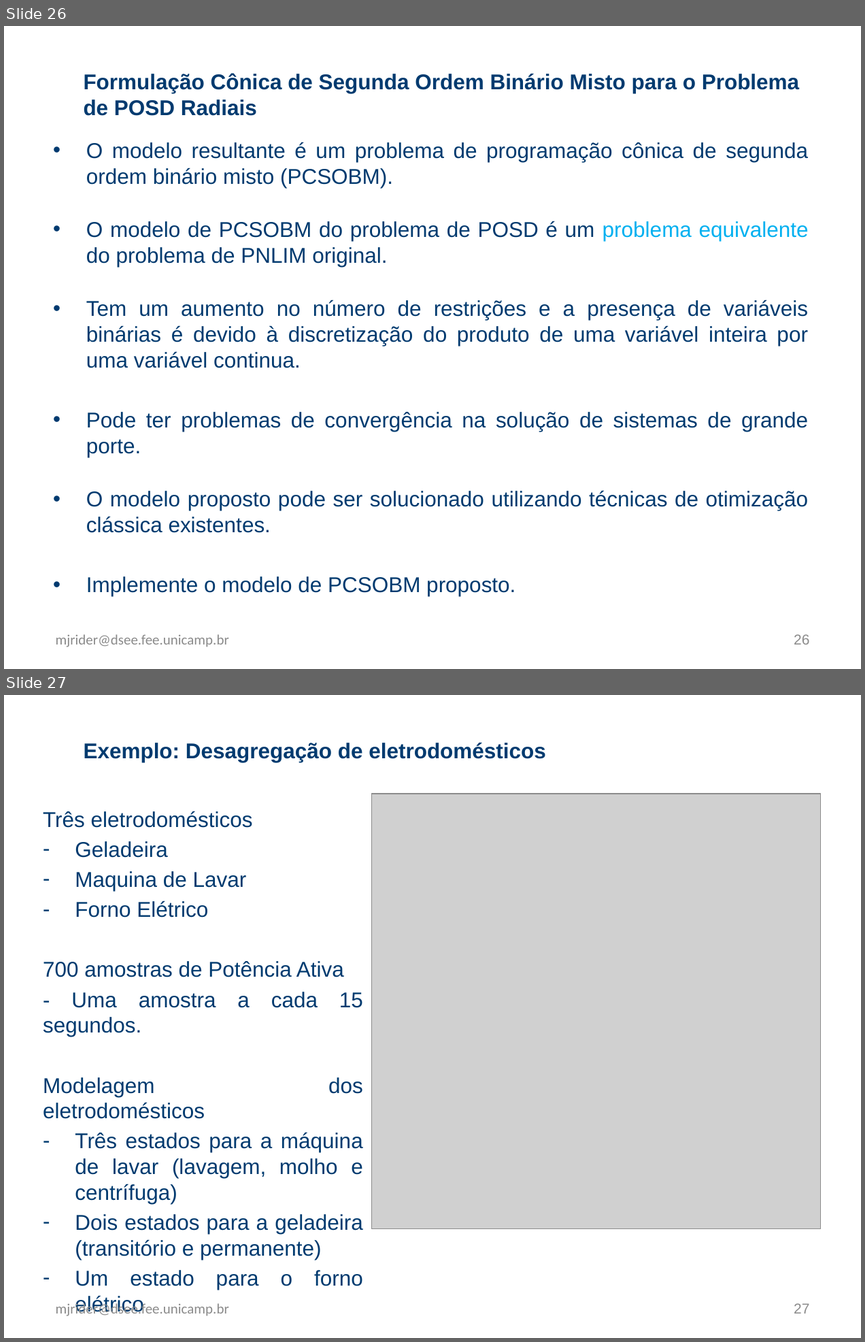
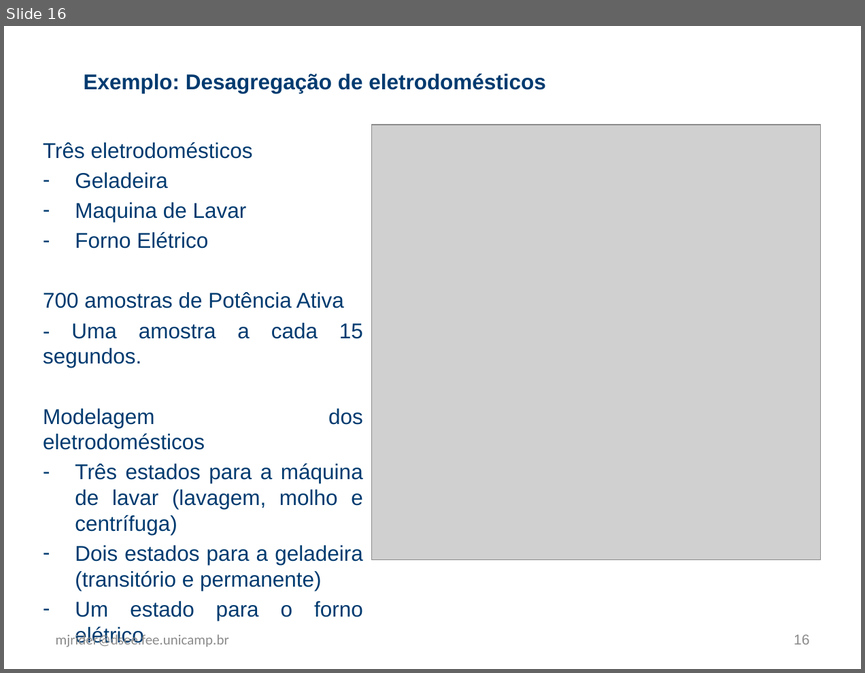
Before and after one commit to WittmannF/nilm-lp, a slide deck: example/z_presentation.pptx. Shown one above the other, each under a label of ours: slides 26 and 27 before the commit, slide 16 after it. The pictures are 865x1342 and 865x673 pixels, drawn with LibreOffice and Linux fonts; fonts in the diff are those of the drawing; grey boxes stand for pictures. Boxes give left, top, right and bottom in pixels: in the first picture for what was removed or moved away, otherwise in the second. Text is boxed around its words. In the diff, an @@ line names an element or a change of style, - is before the commit and + after.

```diff
--- a/example/z_presentation.pptx
+++ b/example/z_presentation.pptx
@@ slide 26 removed at (4,26,861,669), background #FFFFFF @@
@@ text removed at (84,73,799,116) @@
-Formulação Cônica de Segunda Ordem Binário Misto para o Problema de POSD Radiais
@@ text removed at (86,142,808,596) @@
-• O modelo resultante é um problema de programação cônica de segunda ordem binário misto (PCSOBM).
-• O modelo de PCSOBM do problema de POSD é um problema equivalente do problema de PNLIM original.
-• Tem um aumento no número de restrições e a presença de variáveis binárias é devido à discretização do produto de uma variável inteira por uma variável continua.
-• Pode ter problemas de convergência na solução de sistemas de grande porte.
-• O modelo proposto pode ser solucionado utilizando técnicas de otimização clássica existentes.
-• Implemente o modelo de PCSOBM proposto.
@@ text removed at (56,634,229,647) @@
-mjrider@dsee.fee.unicamp.br
@@ page number removed at (793,634,809,644) @@
-26
@@ what was slide 27 is now slide 16 @@
@@ page number at (793,634,809,644): text changed @@
-27
+16
```
Also in this commit, not shown: 13 slides changed, 1 slide added, 11 other slides removed.
